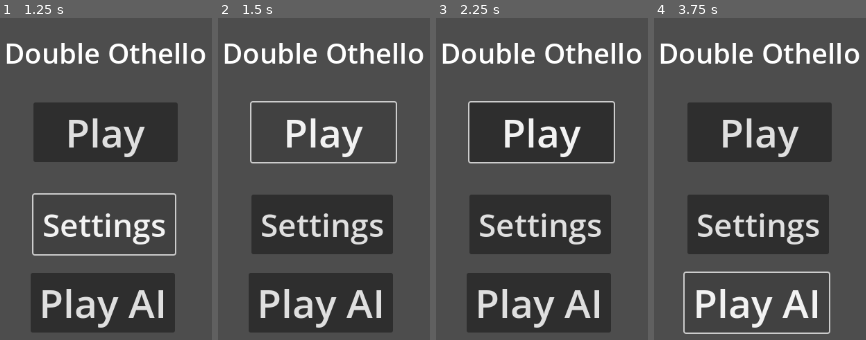
Above: before the commit, frames 1-4 (left to right).
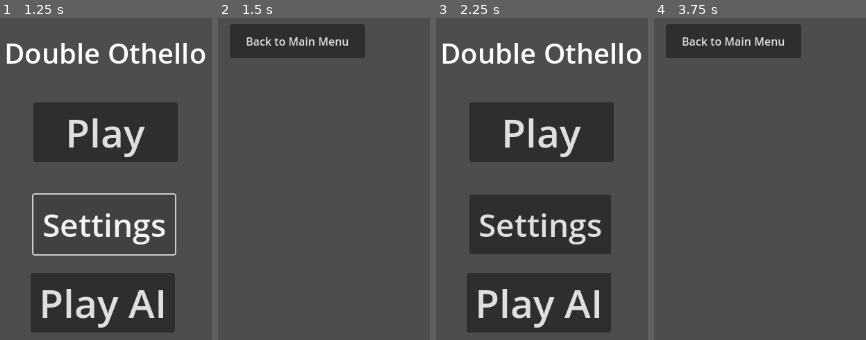
Above: after the commit, the same moments.

Repository: OGSteinglass/FinalProjectEPSGame
Game: Godot game, scene res://main_screen.tscn
Two runs of this game, one before a commit and one after it. Both use one fixed random seed, a clock stepped at 60 frames per second and the inputs below.
Inputs (mouse positions are in pixels of both pictures, inside the frame that each line leads up to):
- Up to frame 1 (1.25 s): click "Settings" at 0.5 s
- Up to frame 2 (1.5 s): click "Play" at 1.25 s
- Up to frame 3 (2.25 s): click (516, 40) at 2 s, where only the run after the commit has a clickable "Back to Main Menu"
- Up to frame 4 (3.75 s): click "Play" at 2.75 s; click (755, 301) at 3.5 s, where only the run before the commit has a clickable "Play AI"

Frame 1 is identical in both runs. In frame 2, 34% of the frame differs, in the area x 2-98%, y 1-98%; in frame 3, 1.2%; in frame 4, 35%, in the area x 2-98%, y 1-99%.

Commit message:
added a empty 2 player game scene

Diff:
--- /dev/null
+++ b/godot_project/Menu button.gd
@@ -0,0 +1,5 @@
+extends Button
+
+
+func _on_pressed():
+	get_tree().change_scene_to_file("res://main_screen.tscn")
--- /dev/null
+++ b/godot_project/Play Button.gd
@@ -0,0 +1,5 @@
+extends Button
+
+
+func _on_pressed():
+	get_tree().change_scene_to_file("res://game_2_player.tscn")
--- /dev/null
+++ b/godot_project/game_2_player.tscn
@@ -0,0 +1,15 @@
+[gd_scene load_steps=2 format=3 uid="uid://cpa8o3u4r08f6"]
+
+[ext_resource type="Script" path="res://Menu button.gd" id="1_0blxb"]
+
+[node name="Game 2 Player" type="Node2D"]
+
+[node name="Menu button" type="Button" parent="."]
+offset_left = 444.0
+offset_top = 32.0
+offset_right = 639.0
+offset_bottom = 81.0
+text = "Back to Main Menu"
+script = ExtResource("1_0blxb")
+
+[connection signal="pressed" from="Menu button" to="Menu button" method="_on_pressed"]
--- a/godot_project/main_screen.tscn
+++ b/godot_project/main_screen.tscn
@@ -1,4 +1,6 @@
-[gd_scene format=3 uid="uid://bykl5etq4b3s"]
+[gd_scene load_steps=2 format=3 uid="uid://bykl5etq4b3s"]
+
+[ext_resource type="Script" path="res://Play Button.gd" id="1_dmicf"]
 
 [node name="Main Screen" type="Node2D"]
 
@@ -10,15 +12,16 @@
 theme_override_font_sizes/font_size = 40
 text = "Double Othello"
 
-[node name="Button" type="Button" parent="."]
+[node name="Play Button" type="Button" parent="."]
 offset_left = 475.0
 offset_top = 145.0
 offset_right = 683.0
 offset_bottom = 222.0
 theme_override_font_sizes/font_size = 57
 text = "Play"
+script = ExtResource("1_dmicf")
 
-[node name="Button3" type="Button" parent="."]
+[node name="Play Ai Button" type="Button" parent="."]
 offset_left = 471.0
 offset_top = 391.0
 offset_right = 679.0
@@ -26,10 +29,12 @@
 theme_override_font_sizes/font_size = 57
 text = "Play AI"
 
-[node name="Button2" type="Button" parent="."]
+[node name="Settings" type="Button" parent="."]
 offset_left = 475.0
 offset_top = 278.0
 offset_right = 679.0
 offset_bottom = 364.0
 theme_override_font_sizes/font_size = 46
 text = "Settings"
+
+[connection signal="pressed" from="Play Button" to="Play Button" method="_on_pressed"]
